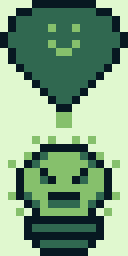
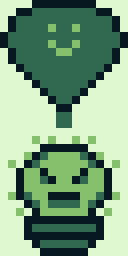
Before/after of a 128x256 layered artwork. What changed in the layer stack:
painted on "Background" over [56, 112, 72, 128]
